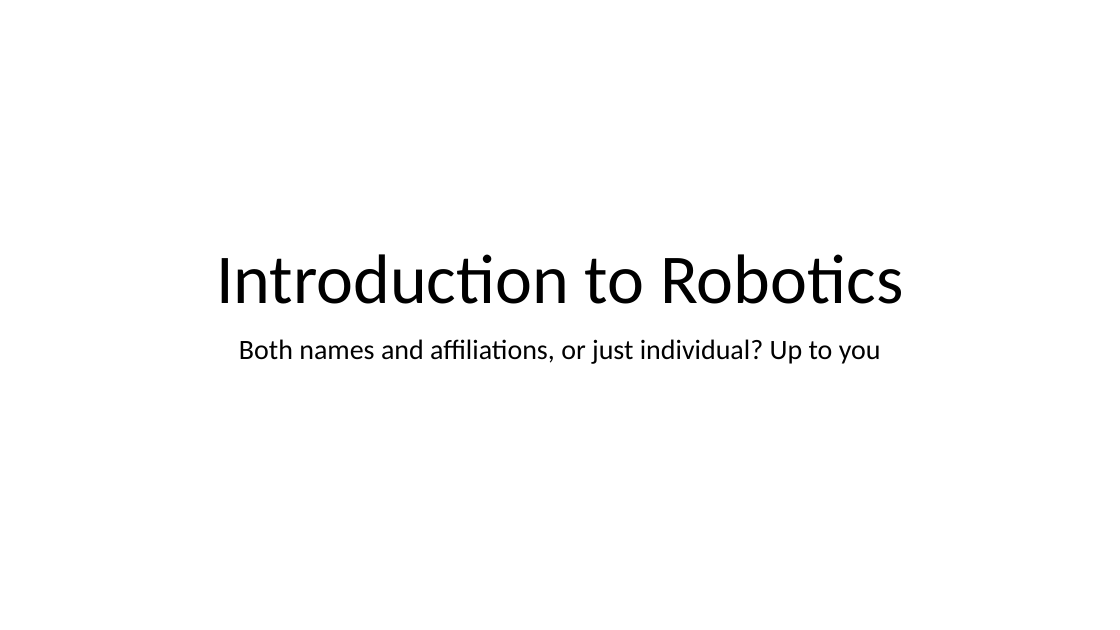
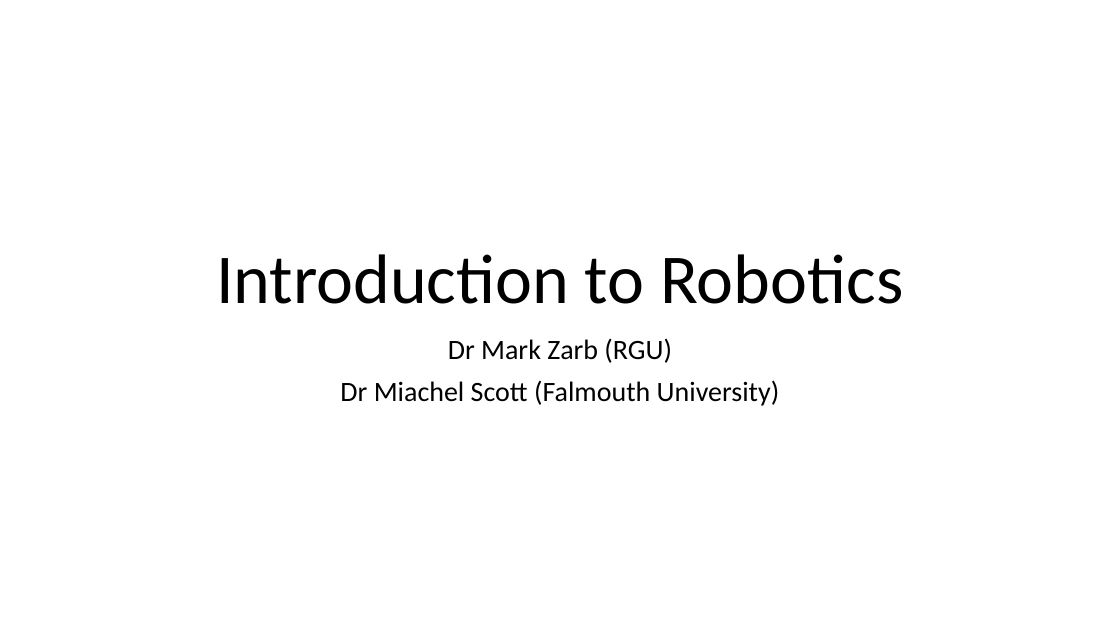
Before and after one commit to Falmouth-Games-Academy/lego-space-challenge, a slide deck: slide 1 of LEGO slides 1.pptx. Drawn at 1120x630 pixels with LibreOffice and Linux fonts; fonts in the diff are those of the drawing. Boxes give left, top, right and bottom in pixels: in the first picture for what was removed or moved away, otherwise in the second. Text is boxed around its words. In the diff, an @@ line names an element or a change of style, - is before the commit and + after.

```diff
--- a/LEGO slides 1.pptx
+++ b/LEGO slides 1.pptx
@@ subtitle at <box>340,338,780,406</box>: text changed @@
-Both names and affiliations, or just individual? Up to you
+Dr Mark Zarb (RGU)
+Dr Miachel Scott (Falmouth University)
```
Also in this commit, not shown: 4 other slides changed, 1 slide added.
